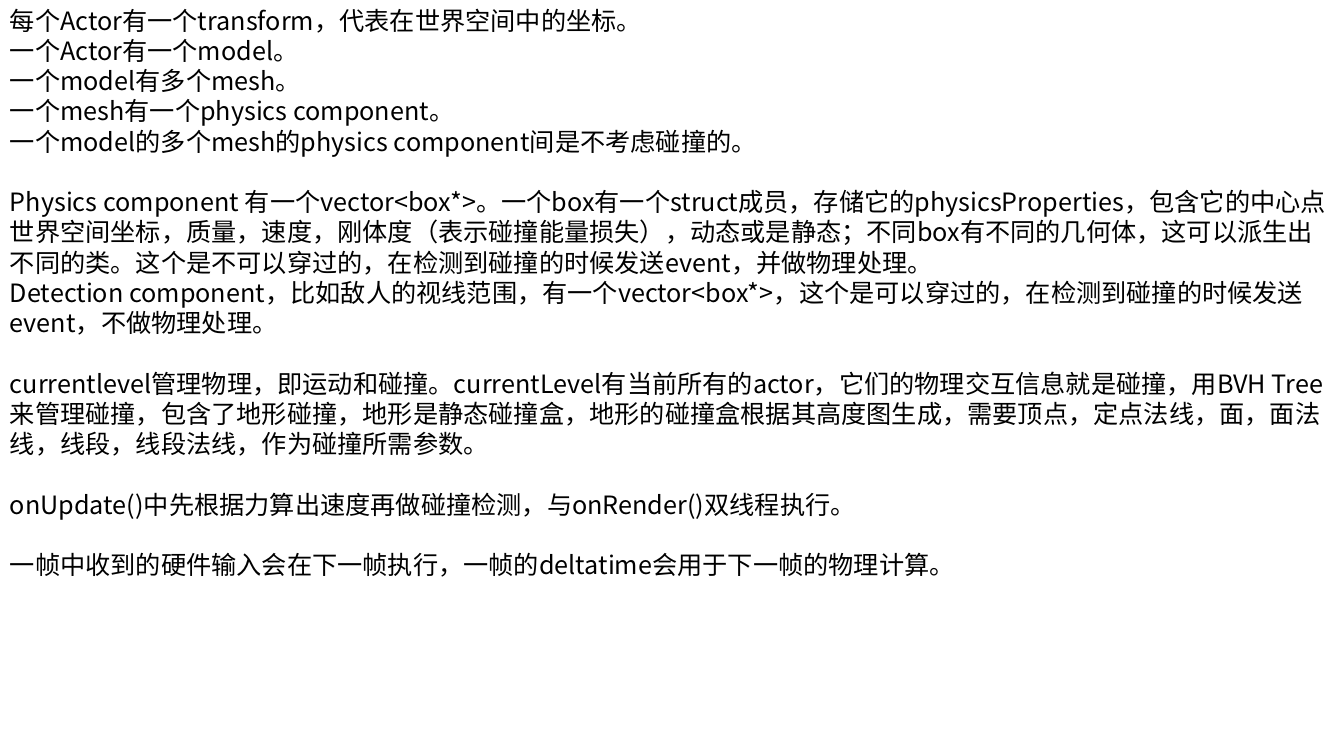
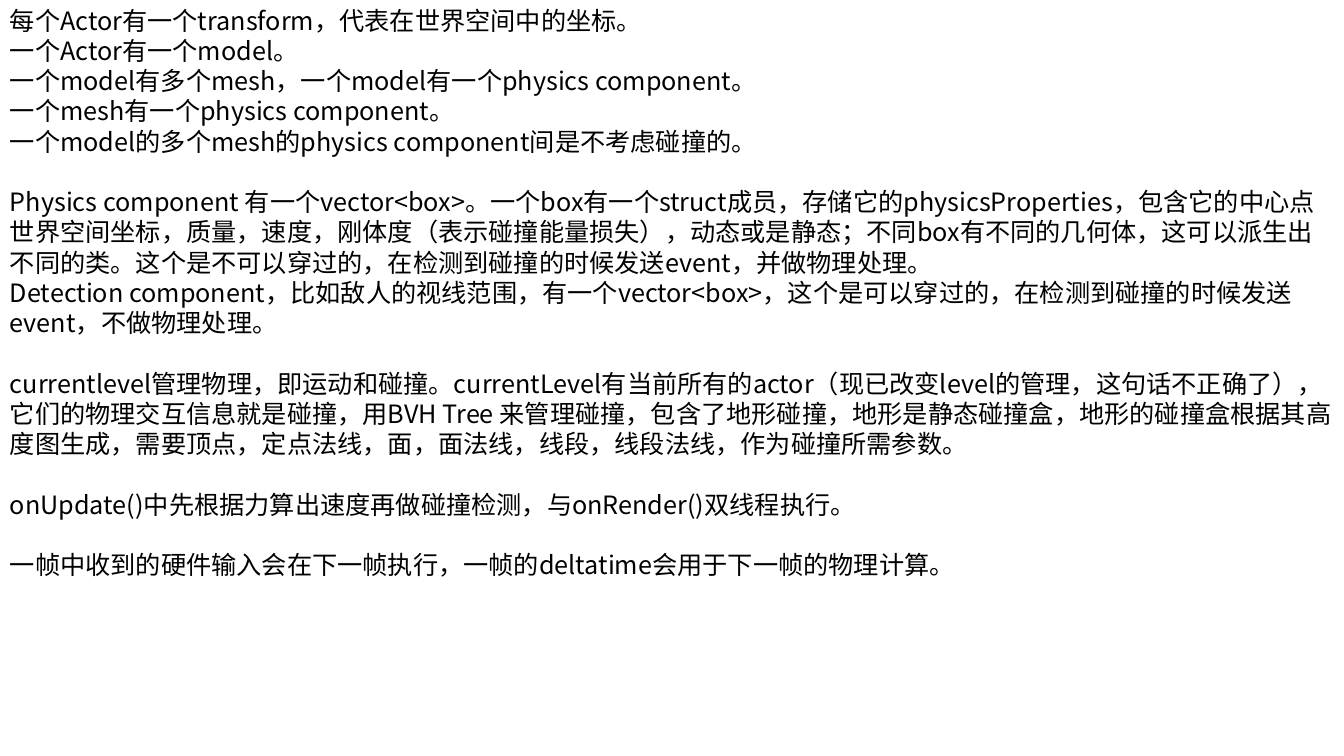
Before and after one commit to huangshansong/Hazel, a slide deck: slide 14 of 未来修改.pptx (slide 7 before the commit). Drawn at 1344x756 pixels with LibreOffice and Linux fonts; fonts in the diff are those of the drawing. Boxes give left, top, right and bottom in pixels: in the first picture for what was removed or moved away, otherwise in the second. Text is boxed around its words. In the diff, an @@ line names an element or a change of style, - is before the commit and + after.

```diff
--- a/未来修改.pptx
+++ b/未来修改.pptx
@@ text at <box>10,69,756,96</box>: text changed @@
-一个model有多个mesh。
+一个model有多个mesh，一个model有一个physics component。
@@ text at <box>10,189,1332,456</box>: text changed @@
-Physics component 有一个vector<box*>。一个box有一个struct成员，存储它的physicsProperties，包含它的中心点世界空间坐标，质量，速度，刚体度（表示碰撞能量损失），动态或是静态；不同box有不同的几何体，这可以派生出不同的类。这个是不可以穿过的，在检测到碰撞的时候发送event，并做物理处理。
-Detection component，比如敌人的视线范围，有一个vector<box*>，这个是可以穿过的，在检测到碰撞的时候发送event，不做物理处理。
-currentlevel管理物理，即运动和碰撞。currentLevel有当前所有的actor，它们的物理交互信息就是碰撞，用BVH Tree 来管理碰撞，包含了地形碰撞，地形是静态碰撞盒，地形的碰撞盒根据其高度图生成，需要顶点，定点法线，面，面法线，线段，线段法线，作为碰撞所需参数。
+Physics component 有一个vector<box>。一个box有一个struct成员，存储它的physicsProperties，包含它的中心点世界空间坐标，质量，速度，刚体度（表示碰撞能量损失），动态或是静态；不同box有不同的几何体，这可以派生出不同的类。这个是不可以穿过的，在检测到碰撞的时候发送event，并做物理处理。
+Detection component，比如敌人的视线范围，有一个vector<box>，这个是可以穿过的，在检测到碰撞的时候发送event，不做物理处理。
+currentlevel管理物理，即运动和碰撞。currentLevel有当前所有的actor（现已改变level的管理，这句话不正确了），它们的物理交互信息就是碰撞，用BVH Tree 来管理碰撞，包含了地形碰撞，地形是静态碰撞盒，地形的碰撞盒根据其高度图生成，需要顶点，定点法线，面，面法线，线段，线段法线，作为碰撞所需参数。
```
Also in this commit, not shown: 3 other slides changed, 10 other files.
